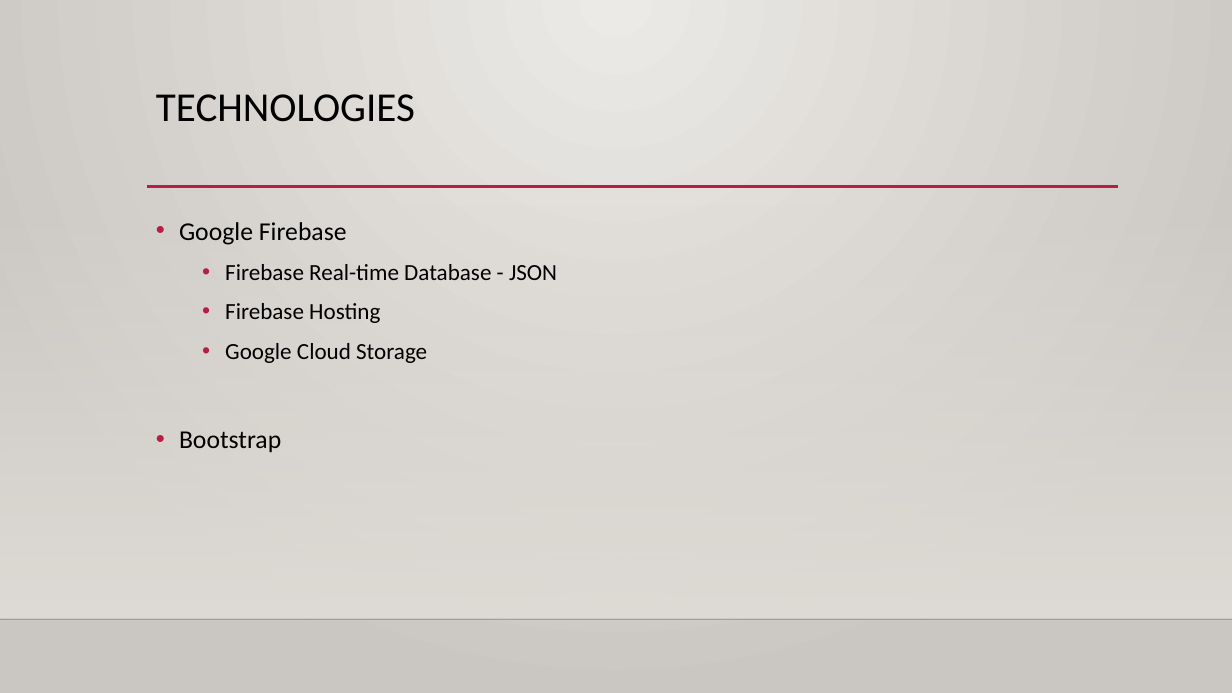
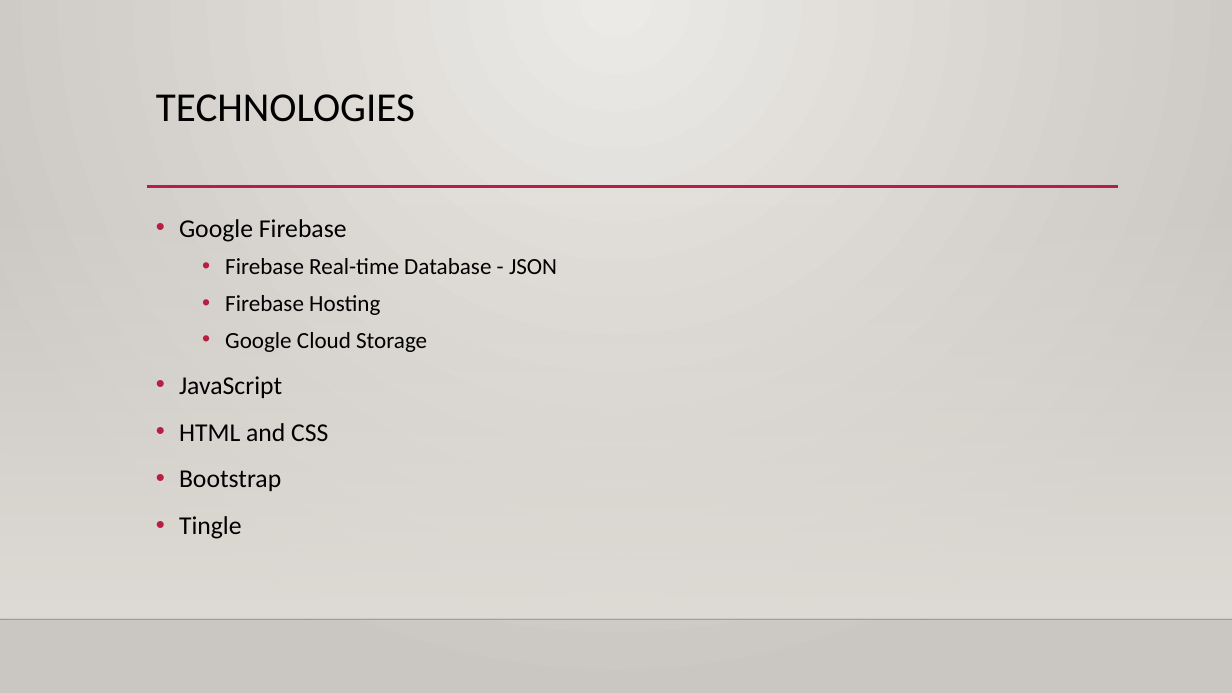
Before and after one commit to JedarrienFrazier/CMPS411, a slide deck: slide 4 of 411.pptx. Drawn at 1232x693 pixels with LibreOffice and Linux fonts; fonts in the diff are those of the drawing; background and template pictures are left out. Boxes give left, top, right and bottom in pixels: in the first picture for what was removed or moved away, otherwise in the second. Text is boxed around its words. In the diff, an @@ line names an element or a change of style, - is before the commit and + after.

```diff
--- a/411.pptx
+++ b/411.pptx
@@ text at box(179, 219, 557, 491): line spacing 1.2 to 1.1 @@
@@ text at box(179, 376, 328, 441): paragraphs added @@
+• JavaScript
+• HTML and CSS
@@ text at box(179, 516, 242, 539): paragraph added @@
+• Tingle
```
Also in this commit, not shown: 2 other slides changed.
